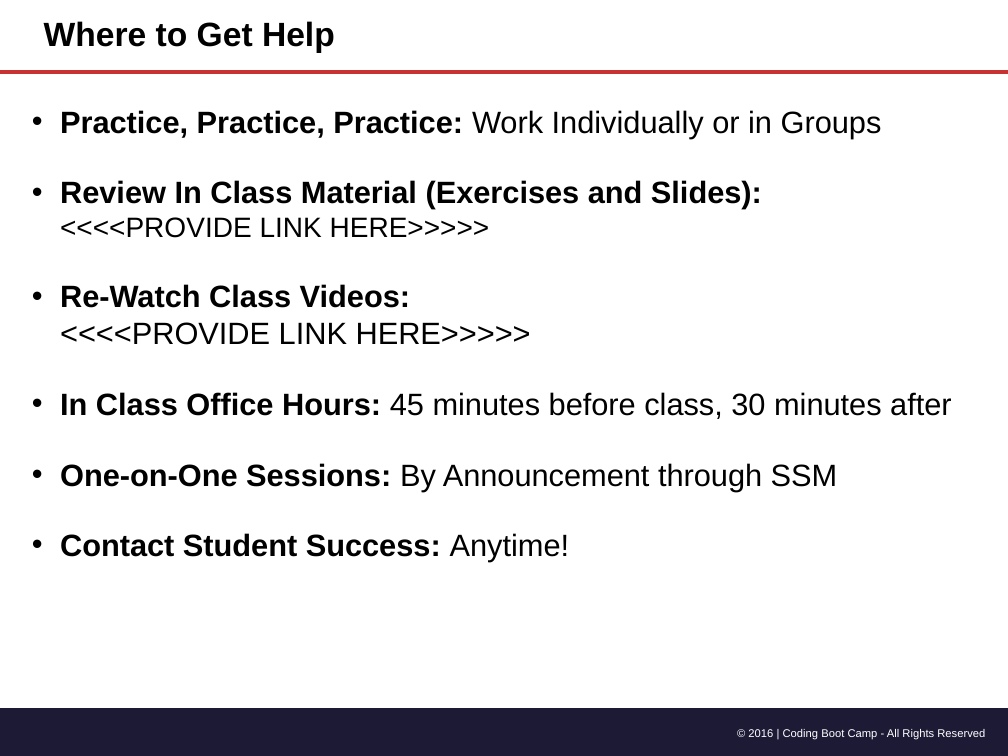
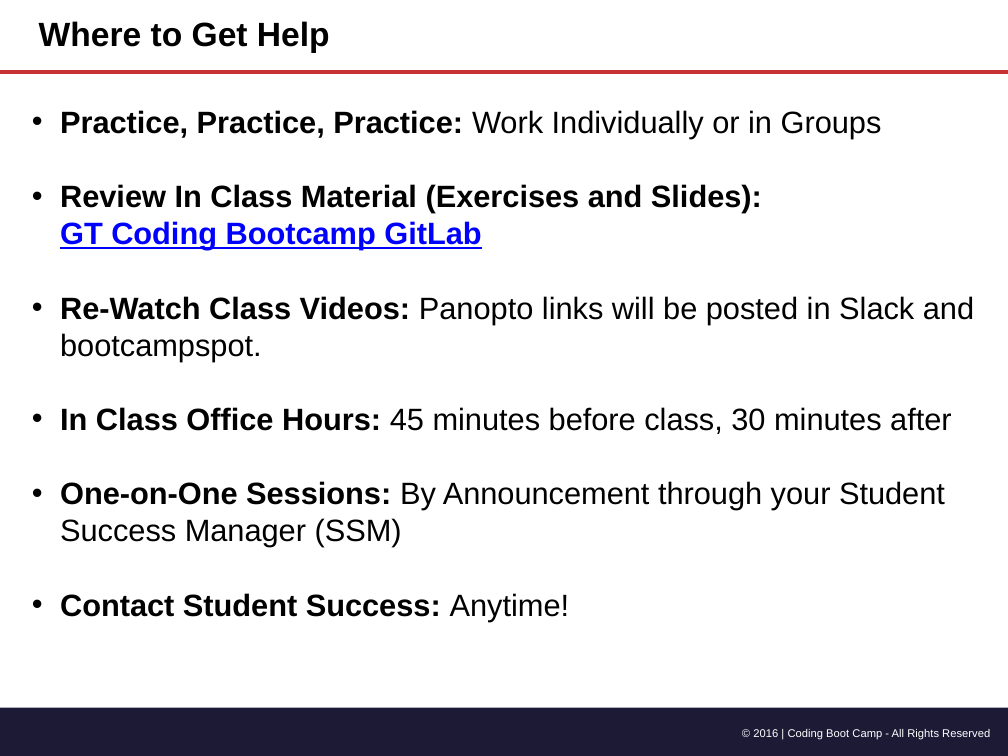
Before and after one commit to andwele/sequelizedBurger, a slide deck: slide 4 of 01-html-css-three-days/1-Class-Content/1.2/Slide-Shows/Gitn_Pro_HTML_CSS.pptx. Drawn at 1008x756 pixels with LibreOffice and Linux fonts; fonts in the diff are those of the drawing. Boxes give left, top, right and bottom in pixels: in the first picture for what was removed or moved away, otherwise in the second. Text is boxed around its words. In the diff, an @@ line names an element or a change of style, - is before the commit and + after.

Commit message:
Updated Slideshow for Lesson 2

```diff
--- a/01-html-css-three-days/1-Class-Content/1.2/Slide-Shows/Gitn_Pro_HTML_CSS.pptx
+++ b/01-html-css-three-days/1-Class-Content/1.2/Slide-Shows/Gitn_Pro_HTML_CSS.pptx
@@ title "Where to Get Help": place and size @@
-title "Where to Get Help" at <box>44,21,335,53</box>
+title "Where to Get Help" at <box>39,21,330,53</box>
@@ text at <box>60,184,974,361</box>: text changed @@
-• Review In Class Material (Exercises and Slides):
-  <<<<PROVIDE LINK HERE>>>>>
-• Re-Watch Class Videos:
-  <<<<PROVIDE LINK HERE>>>>>
+• Review In Class Material (Exercises and Slides):
+  GT Coding Bootcamp GitLab
+• Re-Watch Class Videos: Panopto links will be posted in Slack and bootcampspot.
@@ text at <box>60,481,945,547</box>: text changed @@
-• One-on-One Sessions: By Announcement through SSM
+• One-on-One Sessions: By Announcement through your Student Success Manager (SSM)
@@ text "© 2016 | Coding Boot ...": place and size @@
-text "© 2016 | Coding Boot ..." at <box>748,729,985,739</box>
+text "© 2016 | Coding Boot ..." at <box>753,729,990,739</box>
```
Also in this commit, not shown: 54 other slides changed.
